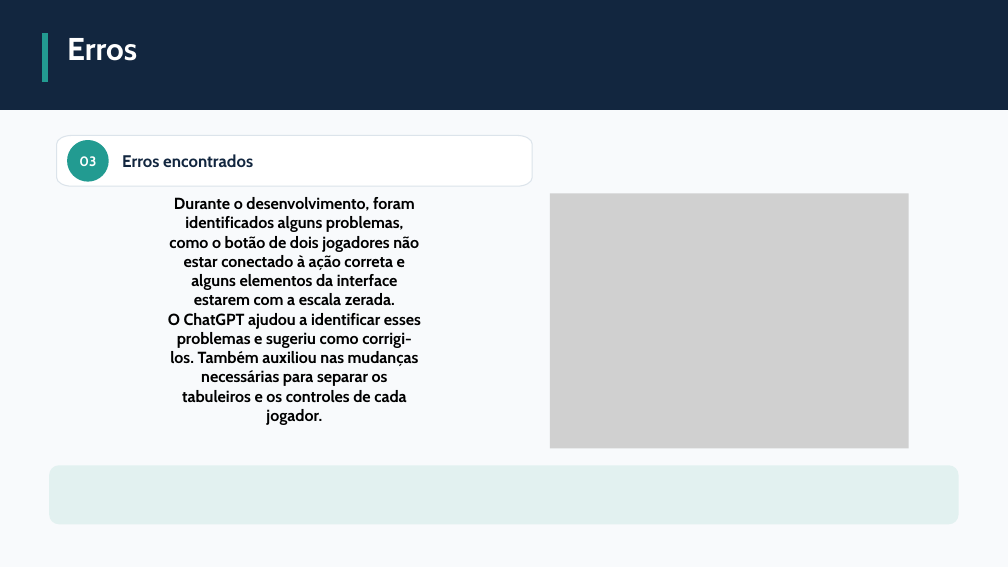
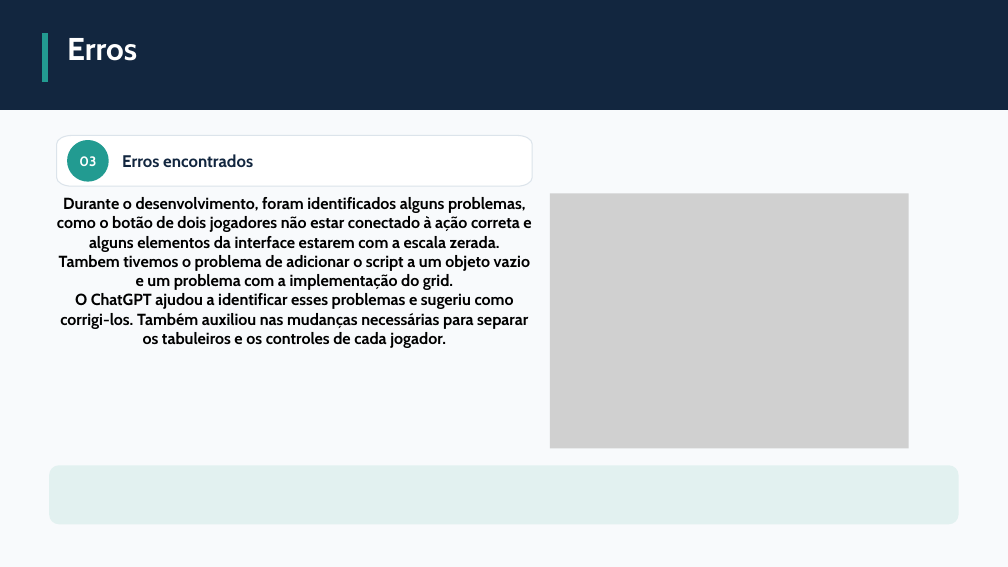
Before and after one commit to matheusrcabrera/Jogos-FECAP-1-semestre, a slide deck: slide 8 of Tetris/Tetris/slide_o_que_documentar.pptx_20261019_074115_0000.pptx. Drawn at 1008x567 pixels with LibreOffice and Linux fonts; fonts in the diff are those of the drawing; grey boxes stand for pictures. Boxes give left, top, right and bottom in pixels: in the first picture for what was removed or moved away, otherwise in the second. Text is boxed around its words. In the diff, an @@ line names an element or a change of style, - is before the commit and + after.

```diff
--- a/Tetris/Tetris/slide_o_que_documentar.pptx_20261019_074115_0000.pptx
+++ b/Tetris/Tetris/slide_o_que_documentar.pptx_20261019_074115_0000.pptx
@@ text "Durante o desenvolvimento, foram identificados ...": place and size @@
-text "Durante o desenvolvimento, foram identificados ..." at bbox=[168, 197, 421, 425]
+text "Durante o desenvolvimento, foram identificados ..." at bbox=[57, 197, 531, 348]
@@ text at bbox=[59, 255, 530, 290]: paragraph added @@
+Tambem tivemos o problema de adicionar o script a um objeto vazio e um problema com a implementação do grid.
```
Also in this commit, not shown: 6 other slides changed, 1 other file.
